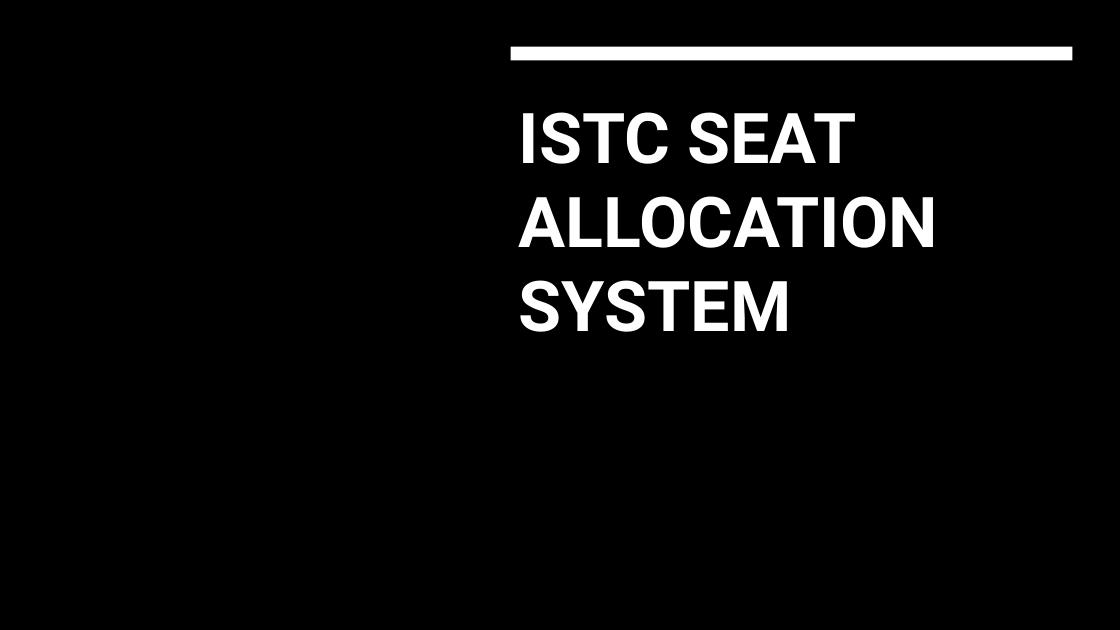
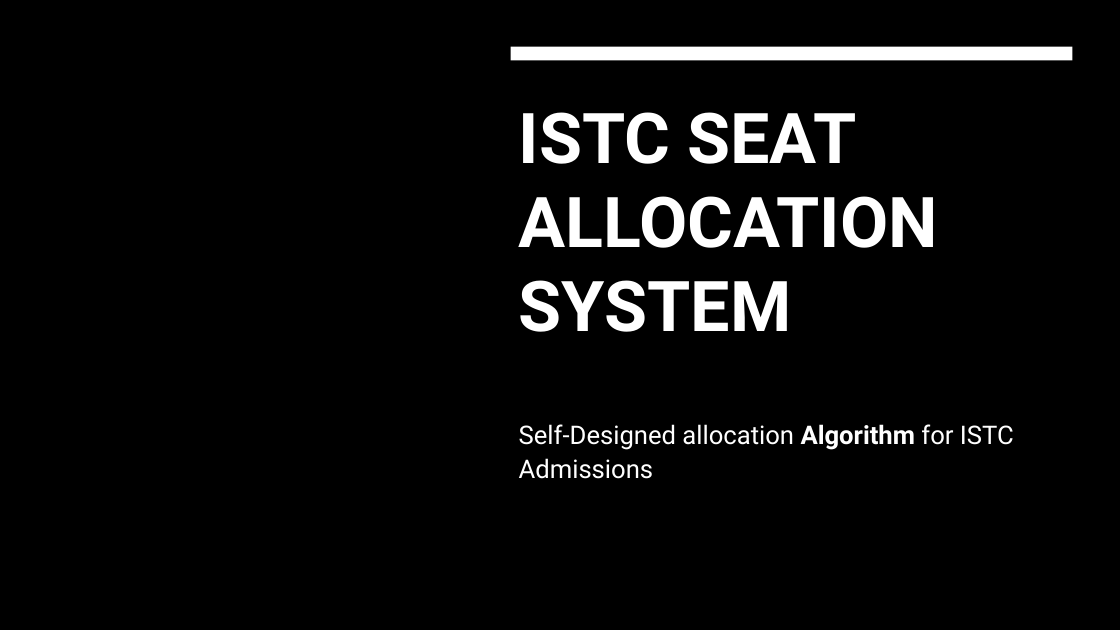
Before and after one commit to jainishjain11/istc-seat-allocation, a slide deck: slide 1 of public/ISTC_PPT.pptx. Drawn at 1120x630 pixels with LibreOffice and Linux fonts; fonts in the diff are those of the drawing; background and template pictures are left out. Boxes give left, top, right and bottom in pixels: in the first picture for what was removed or moved away, otherwise in the second. Text is boxed around its words. In the diff, an @@ line names an element or a change of style, - is before the commit and + after.

Commit message:
PPT

```diff
--- a/public/ISTC_PPT.pptx
+++ b/public/ISTC_PPT.pptx
@@ subtitle added at (x1=519, y1=424, x2=1014, y2=479), 22 pt, text #FFFFFF @@
+Self-Designed allocation Algorithm for ISTC Admissions
```
Also in this commit, not shown: 7 slides added, 5 slides removed.
